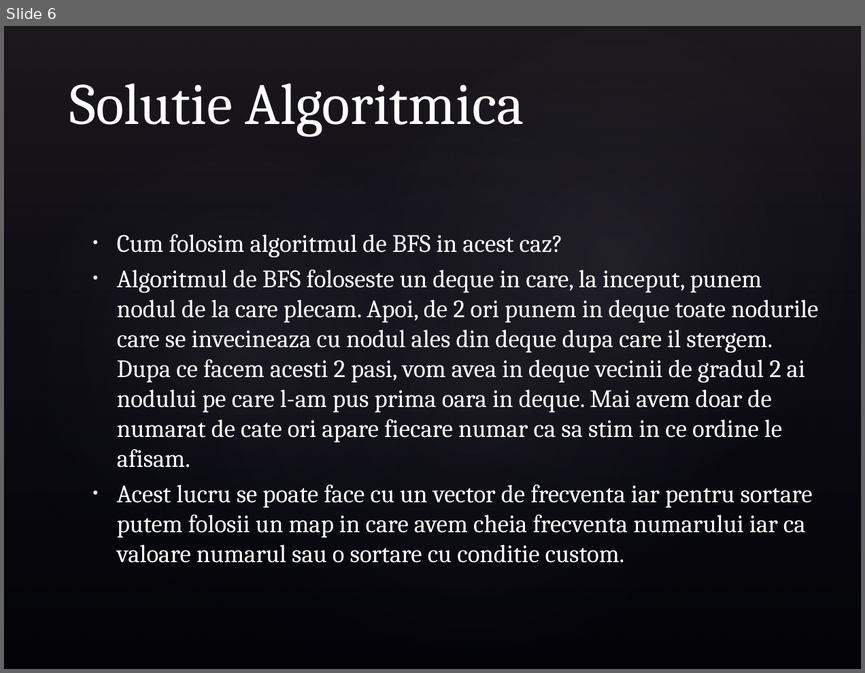
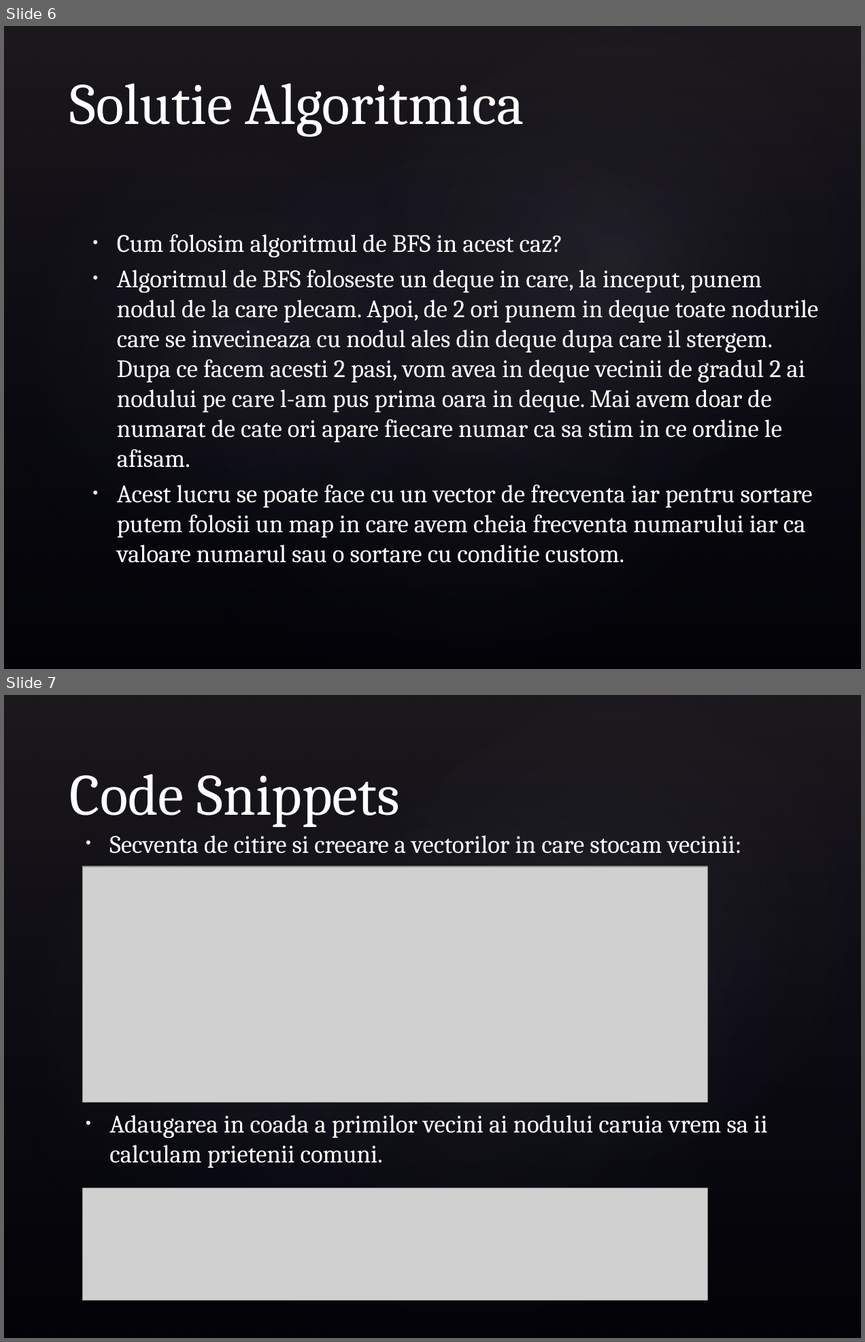
Before and after one commit to MickeyGT/Free-work-stuff, a slide deck: Presented-Problems/Turcu Gabriel - FoF.pptx. Shown one above the other, each under a label of ours: slide 6 before the commit, slides 6 and 7 after it. The pictures are 865x673 and 865x1342 pixels, drawn with LibreOffice and Linux fonts; fonts in the diff are those of the drawing; grey boxes stand for pictures; background and template pictures are left out. Boxes give left, top, right and bottom in pixels: in the first picture for what was removed or moved away, otherwise in the second. Text is boxed around its words. In the diff, an @@ line names an element or a change of style, - is before the commit and + after.

```diff
--- a/Presented-Problems/Turcu Gabriel - FoF.pptx
+++ b/Presented-Problems/Turcu Gabriel - FoF.pptx
@@ slide 7 added at [4, 695, 861, 1338], background picture (left out); not listed: 4 template elements that a slide beside it also shows @@
@@ title added at [70, 774, 400, 827], 49 pt, text #FFFFFF @@
+Code Snippets
@@ text added at [109, 835, 767, 1168], 21 pt, text #FFFFFF @@
+• Secventa de citire si creeare a vectorilor in care stocam vecinii:
+• Adaugarea in coada a primilor vecini ai nodului caruia vrem sa ii calculam prietenii comuni.
@@ picture added at [83, 866, 707, 1102] @@
@@ picture added at [83, 1187, 707, 1300] @@
```
Also in this commit, not shown: 1 slide changed, 3 other slides added, 4 other files.
